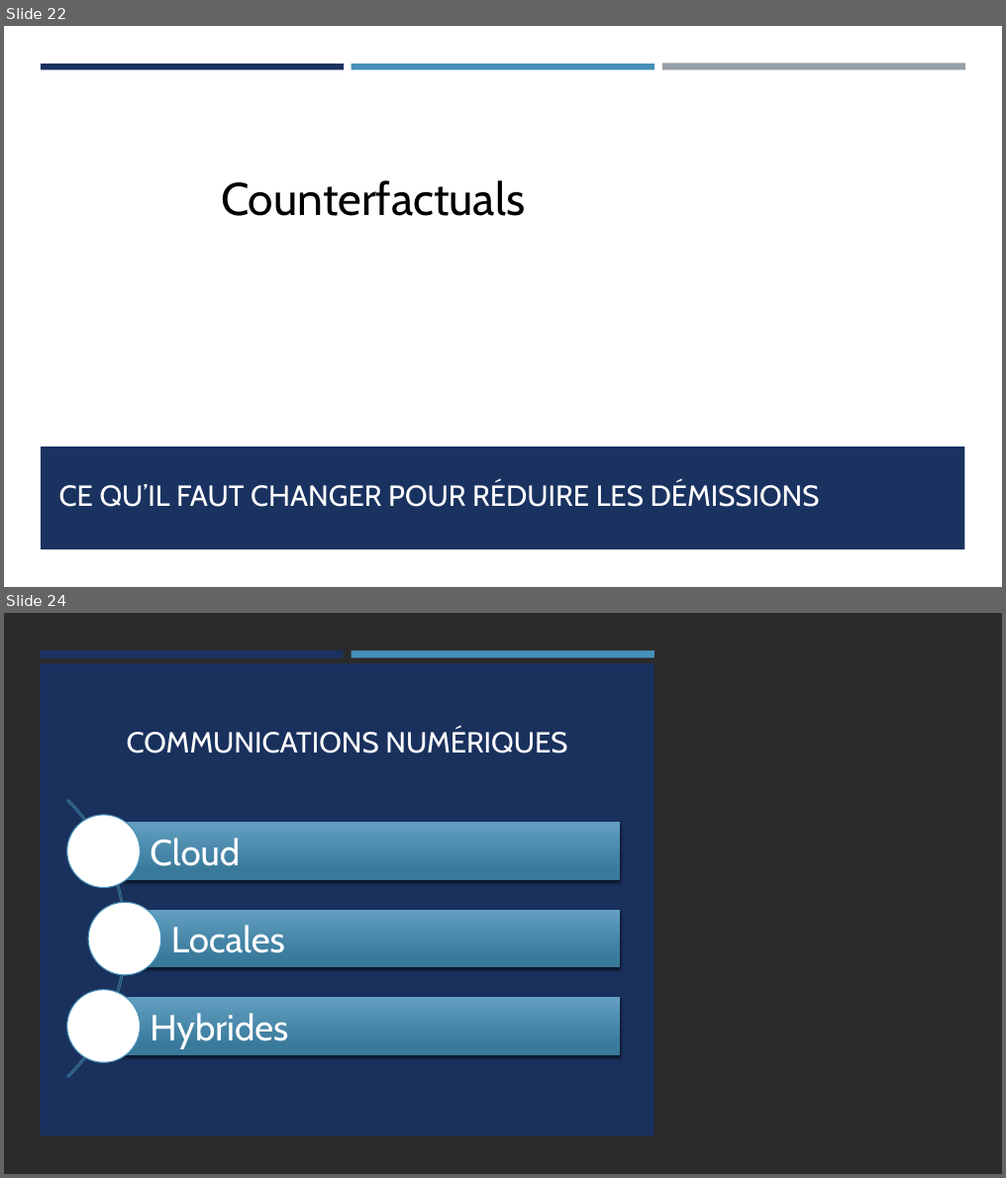
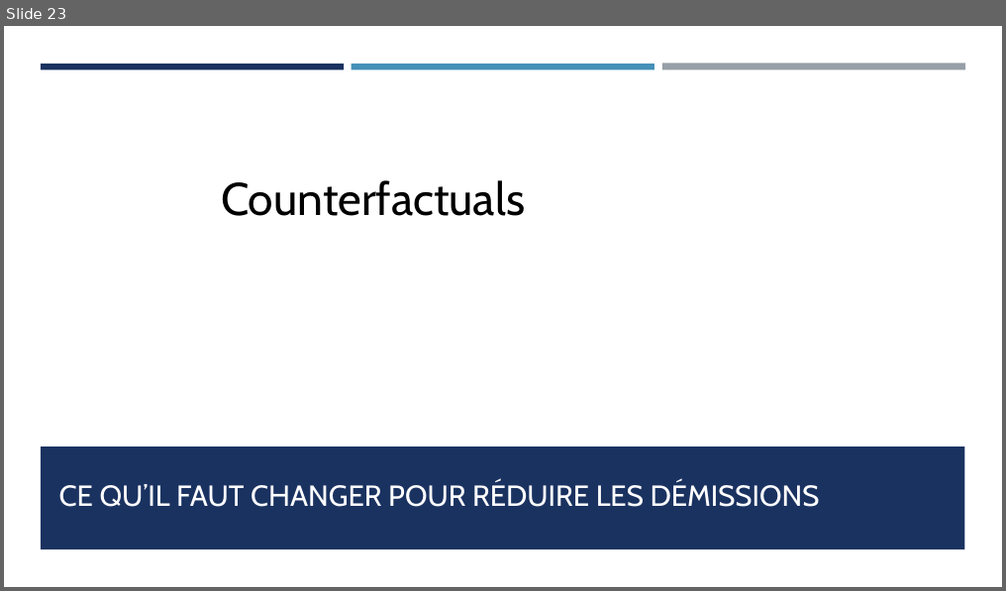
Before and after one commit to Ace4teaM/OCR-NovaTech, a slide deck: Presentation.pptx. Shown one above the other, each under a label of ours: slides 22 and 24 before the commit, slide 23 after it; the slides between them are not shown. The pictures are 1006x1178 and 1006x591 pixels, drawn with LibreOffice and Linux fonts; fonts in the diff are those of the drawing; background and template pictures are left out; a plain dark background stands for a picture behind light text. Boxes give left, top, right and bottom in pixels: in the first picture for what was removed or moved away, otherwise in the second. Text is boxed around its words. In the diff, an @@ line names an element or a change of style, - is before the commit and + after.

```diff
--- a/Presentation.pptx
+++ b/Presentation.pptx
@@ slide 24 removed at [4, 613, 1002, 1174], background picture (left out) @@
@@ rectangle removed at [4, 613, 1002, 1174] @@
@@ rectangle removed at [40, 663, 654, 1137] @@
@@ rectangle removed at [40, 651, 344, 658] @@
@@ rectangle removed at [351, 651, 654, 658] @@
@@ title removed at [127, 728, 567, 754] @@
-COMMUNICATIONS NUMÉRIQUES
@@ group removed at [4, 743, 620, 1136]: 3 rectangles, 3 texts, 3 ellipses, 1 arch (boxed as its full ring) @@
-Cloud
-Locales
-Hybrides
@@ what was slide 22 is now slide 23 @@
```
Also in this commit, not shown: 6 slides changed, 9 slides added, 3 other slides removed, 6 other files.
